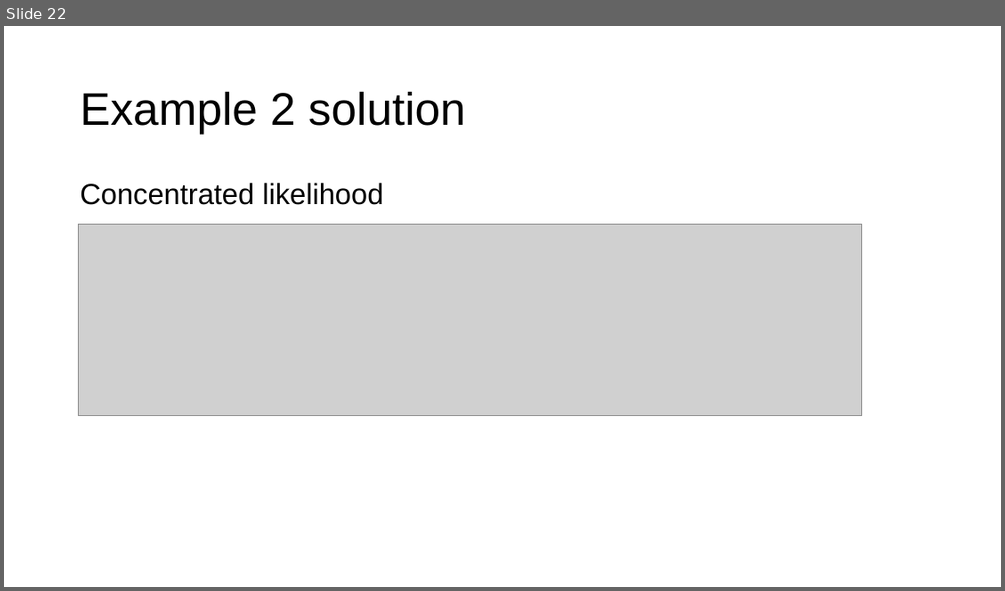
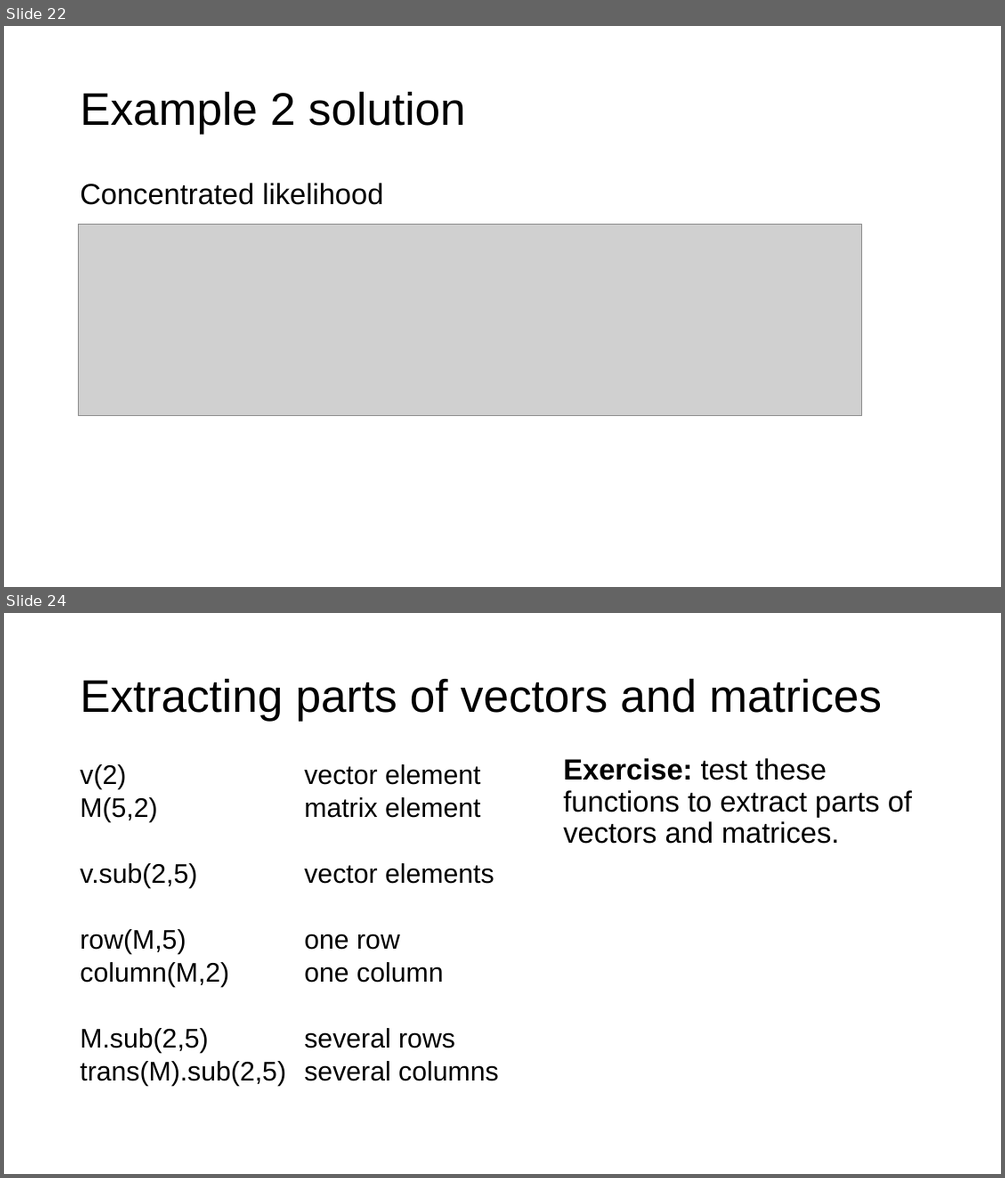
Before and after one commit to merrillrudd/ADMB_course, a slide deck: Day1/1b_Simple/ADMB_approach_syntax.pptx. Shown one above the other, each under a label of ours: slide 22 before the commit, slides 22 and 24 after it; the slides between them are not shown. The pictures are 1005x591 and 1005x1178 pixels, drawn with LibreOffice and Linux fonts; fonts in the diff are those of the drawing; grey boxes stand for pictures. Boxes give left, top, right and bottom in pixels: in the first picture for what was removed or moved away, otherwise in the second. Text is boxed around its words. In the diff, an @@ line names an element or a change of style, - is before the commit and + after.

```diff
--- a/Day1/1b_Simple/ADMB_approach_syntax.pptx
+++ b/Day1/1b_Simple/ADMB_approach_syntax.pptx
@@ slide 24 added at (4,613,1001,1174), background #FFFFFF @@
@@ title added at (80,678,882,721), 44 pt, text #000000 @@
+Extracting parts of vectors and matrices
@@ text added at (80,764,499,1086), 25.9 pt, text #000000 @@
+v(2) vector element
+M(5,2) matrix element
+v.sub(2,5) vector elements
+row(M,5) one row
+column(M,2) one column
+M.sub(2,5) several rows
+trans(M).sub(2,5) several columns
@@ text added at (563,758,912,844), 28 pt, text #000000 @@
+Exercise: test these functions to extract parts of vectors and matrices.
```
Also in this commit, not shown: 1 other slide added, 4 other files.
